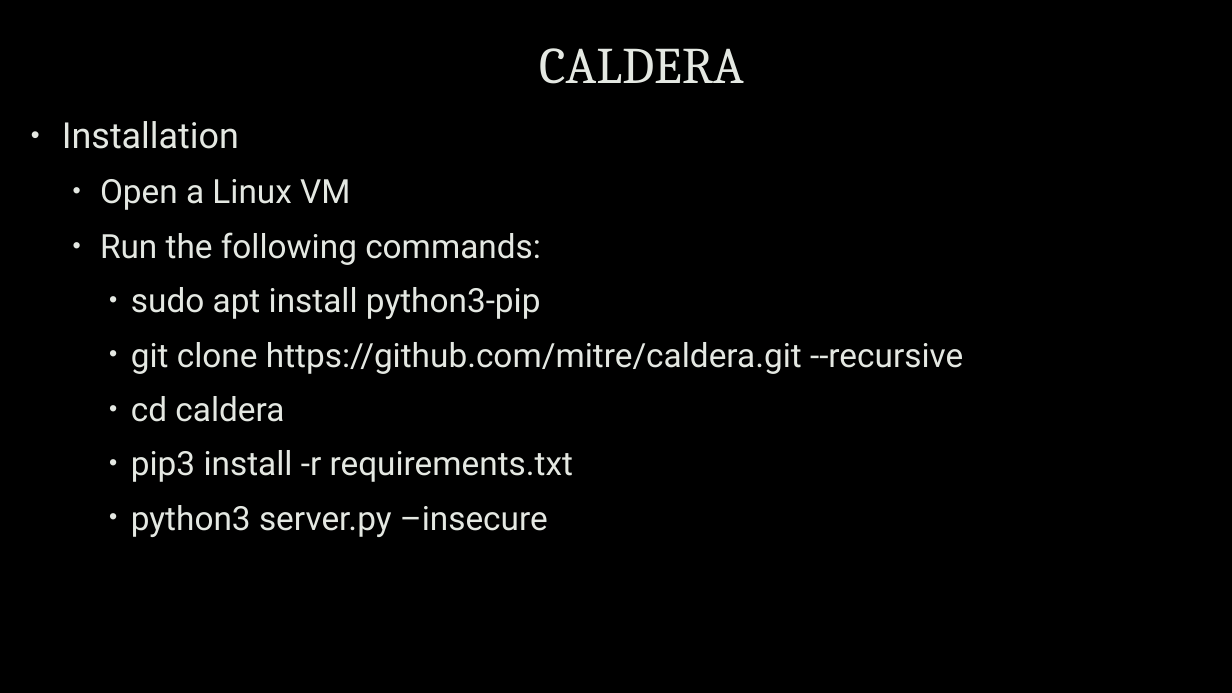
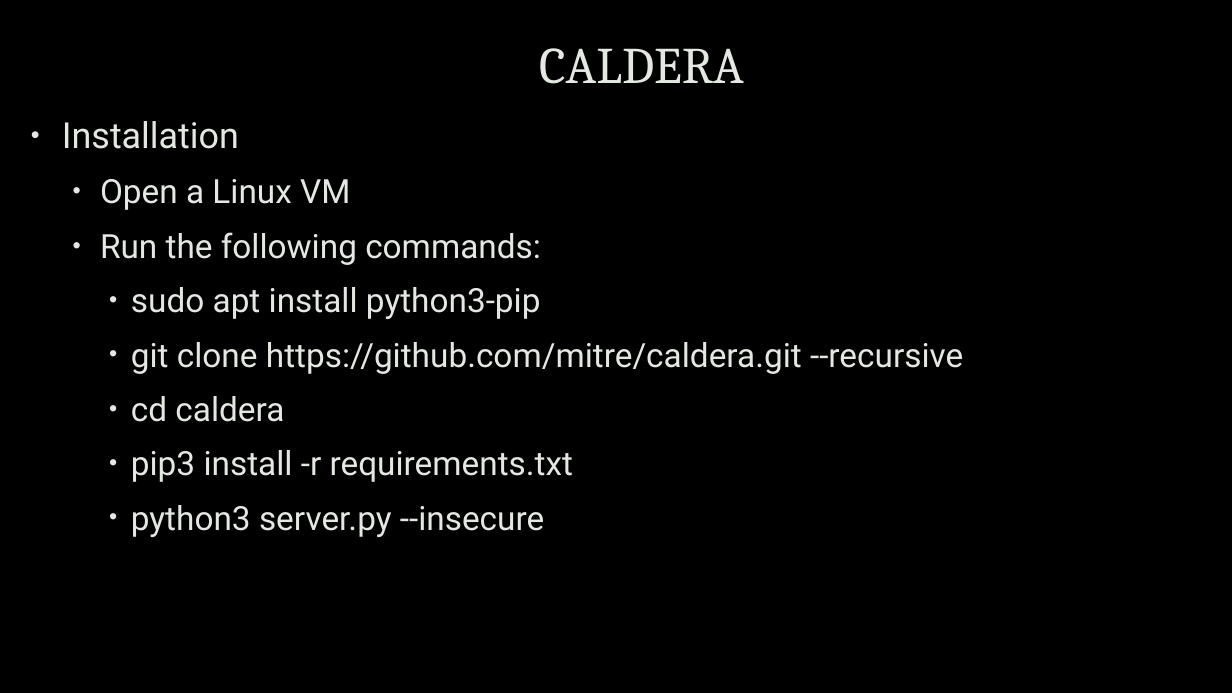
Before and after one commit to uwacyber/cits1003, a slide deck: slide 5 of cits1003-lecture_slides/CITS1003-7 Incidents-exercises.pptx (slide 4 before the commit). Drawn at 1232x693 pixels with LibreOffice and Linux fonts; fonts in the diff are those of the drawing; background and template pictures are left out. Boxes give left, top, right and bottom in pixels: in the first picture for what was removed or moved away, otherwise in the second. Text is boxed around its words. In the diff, an @@ line names an element or a change of style, - is before the commit and + after.

```diff
--- a/cits1003-lecture_slides/CITS1003-7 Incidents-exercises.pptx
+++ b/cits1003-lecture_slides/CITS1003-7 Incidents-exercises.pptx
@@ text at <box>131,505,544,537</box>: text changed @@
-    • python3 server.py –insecure
+    • python3 server.py --insecure
```
Also in this commit, not shown: 16 other slides changed, 10 slides added, 12 slides removed.
